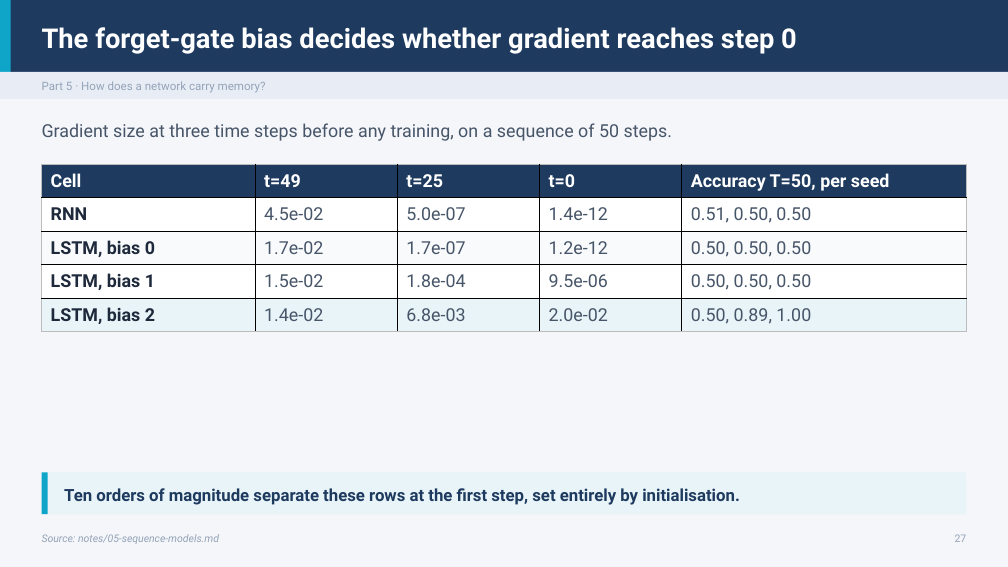
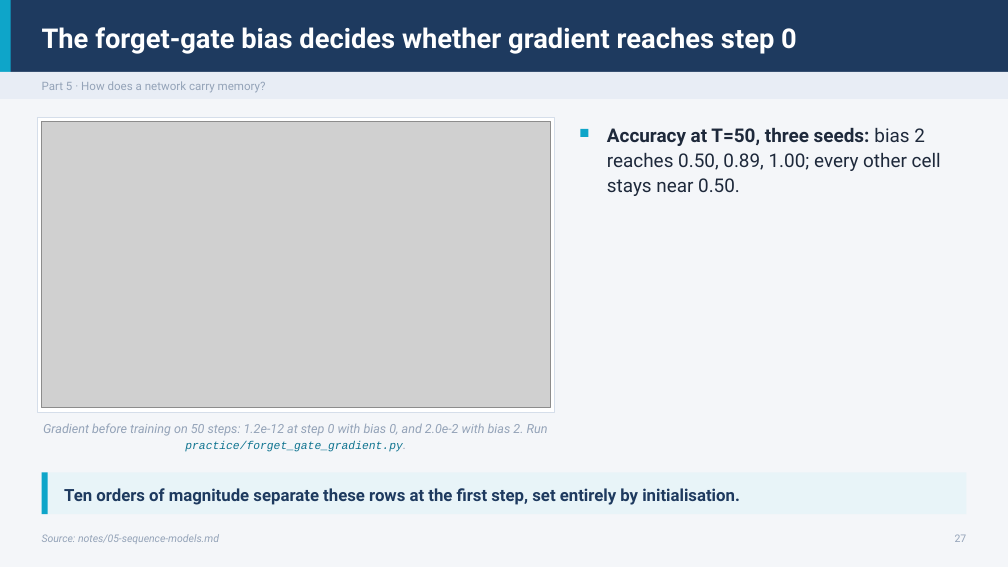
Before and after one commit to ramseywise/learn-ai-engineering, a slide deck: slide 27 of data-science/02-deep-learning/slides/deep-learning.pptx. Drawn at 1008x567 pixels with LibreOffice and Linux fonts; fonts in the diff are those of the drawing; grey boxes stand for pictures. Boxes give left, top, right and bottom in pixels: in the first picture for what was removed or moved away, otherwise in the second. Text is boxed around its words. In the diff, an @@ line names an element or a change of style, - is before the commit and + after.

```diff
--- a/data-science/02-deep-learning/slides/deep-learning.pptx
+++ b/data-science/02-deep-learning/slides/deep-learning.pptx
@@ rectangle added at bbox=[37, 117, 555, 412], fill #FFFFFF, outline #D5DEEA 0.75 pt @@
@@ text removed at bbox=[42, 123, 672, 141] @@
-Gradient size at three time steps before any training, on a sequence of 50 steps.
@@ picture added at bbox=[42, 122, 551, 408] @@
@@ rectangle added at bbox=[581, 129, 588, 137], fill #0EA5C9 @@
@@ text added at bbox=[607, 128, 941, 196], 18 pt, text #1E293B @@
+Accuracy at T=50, three seeds: bias 2 reaches 0.50, 0.89, 1.00; every other cell stays near 0.50.
@@ table removed at bbox=[42, 164, 966, 332], 5 rows, 5 columns @@
-Cell | t=49 | t=25 | t=0 | Accuracy T=50, per seed
-RNN | 4.5e-02 | 5.0e-07 | 1.4e-12 | 0.51, 0.50, 0.50
-LSTM, bias 0 | 1.7e-02 | 1.7e-07 | 1.2e-12 | 0.50, 0.50, 0.50
-LSTM, bias 1 | 1.5e-02 | 1.8e-04 | 9.5e-06 | 0.50, 0.50, 0.50
-LSTM, bias 2 | 1.4e-02 | 6.8e-03 | 2.0e-02 | 0.50, 0.89, 1.00
@@ text added at bbox=[43, 423, 548, 452], 12 pt, text #94A3B8, italic @@
+Gradient before training on 50 steps: 1.2e-12 at step 0 with bias 0, and 2.0e-2 with bias 2. Run practice/forget_gate_gradient.py.
```
Also in this commit, not shown: 6 other slides changed, 30 other files.
